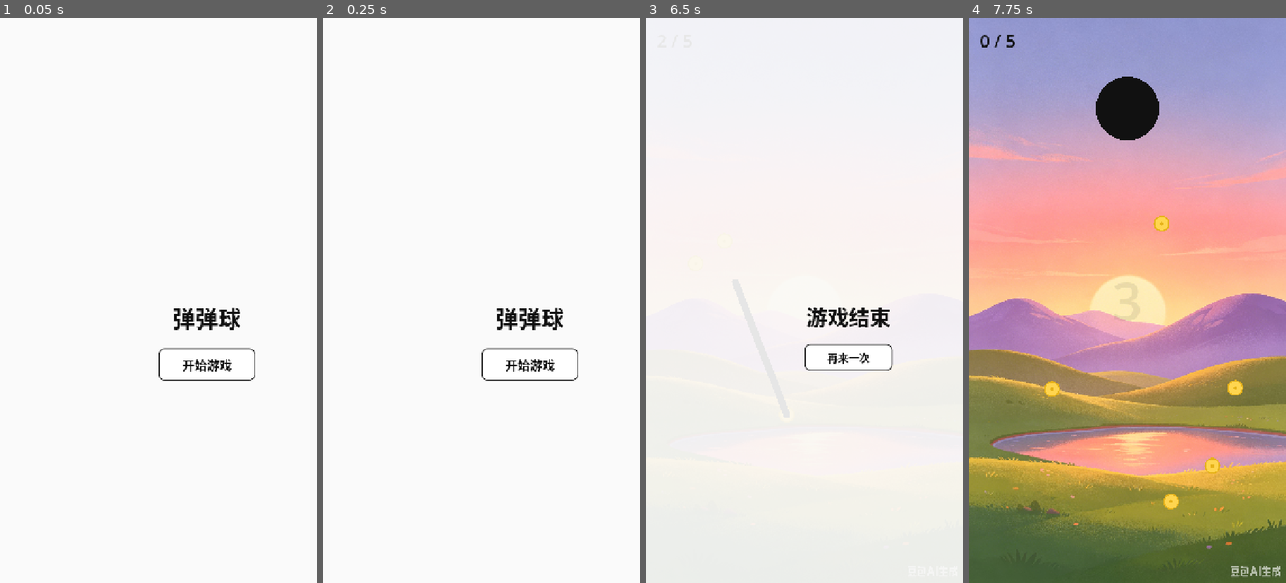
Above: before the commit, frames 1-4 (left to right).
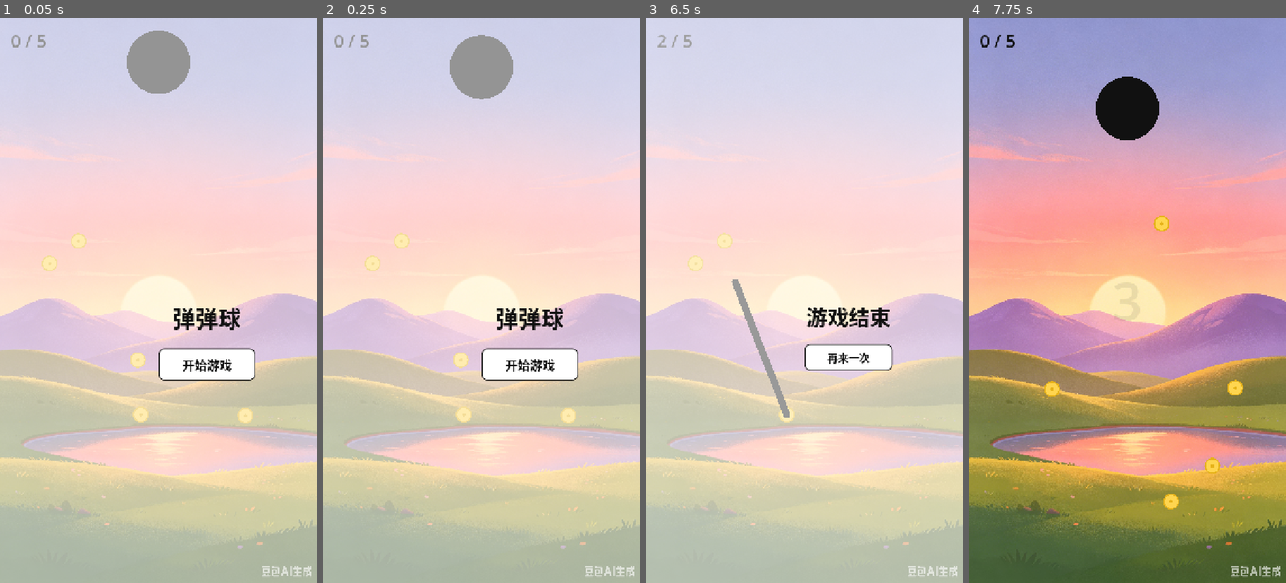
Above: after the commit, the same moments.

Repository: day-dreamer-11/bounce-line-
Game: Godot game, scene res://scenes/TrailDemo.tscn
The game is run twice, just before and just after one commit, with the same random seed, the same clock (stepped at 60 frames per second) and the same inputs.
Inputs (mouse positions are in pixels of both pictures, inside the frame that each line leads up to):
- Up to frame 1 (0.05 s): no input
- Up to frame 2 (0.25 s): no input
- Up to frame 3 (6.5 s): click "开始游戏" at 0.5 s; tap Enter at 1.25, 2.75 s; move the mouse to (874, 272) at 1.27 s; click (874, 272) at 1.42 s; tap Space at 2, 3.5 s; drag from (741, 328) to (890, 413) at 2.02 s; move the mouse to (836, 176) at 2.77 s; click (836, 176) at 2.92 s; drag from (788, 413) to (696, 260) at 3.52 s; move the mouse to (899, 385) at 4.27 s; click (899, 385) at 4.42 s; drag from (709, 215) to (785, 413) at 5.02 s; move the mouse to (820, 300) at 5.77 s; click (820, 300) at 5.92 s
- Up to frame 4 (7.75 s): click "再来一次" at 6.5 s; click "开始游戏" at 7.25 s

The runs differ from the first frame. In frame 1, 98% of the frame differs, in the area x 0-100%, y 0-100%; in frame 2, 98%; in frame 3, 87%; in frame 4, nothing differs.

Commit message:
tweak: Semi-transparent overlays let background image show through
Start screen, game over, and victory screens now use semi-transparent
overlays so the background image remains visible underneath.

Co-Authored-By: Claude Opus 4.7 <noreply@anthropic.com>

Diff:
--- a/scripts/coin_container.gd
+++ b/scripts/coin_container.gd
@@ -83,7 +83,7 @@
 	add_child(canvas)
 
 	var bg := ColorRect.new()
-	bg.color = Color(0.98, 0.98, 0.98, 0.92)
+	bg.color = Color(1.0, 1.0, 1.0, 0.6)
 	bg.set_anchors_preset(Control.PRESET_FULL_RECT)
 	canvas.add_child(bg)
 
--- a/scripts/trail_system.gd
+++ b/scripts/trail_system.gd
@@ -72,7 +72,7 @@
 	add_child(canvas)
 
 	var bg := ColorRect.new()
-	bg.color = Color(0.98, 0.98, 0.98)
+	bg.color = Color(1.0, 1.0, 1.0, 0.55)
 	bg.set_anchors_preset(Control.PRESET_FULL_RECT)
 	canvas.add_child(bg)
 
@@ -225,7 +225,7 @@
 	add_child(canvas)
 
 	var bg := ColorRect.new()
-	bg.color = Color(0.98, 0.98, 0.98, 0.92)
+	bg.color = Color(1.0, 1.0, 1.0, 0.6)
 	bg.set_anchors_preset(Control.PRESET_FULL_RECT)
 	canvas.add_child(bg)
 
